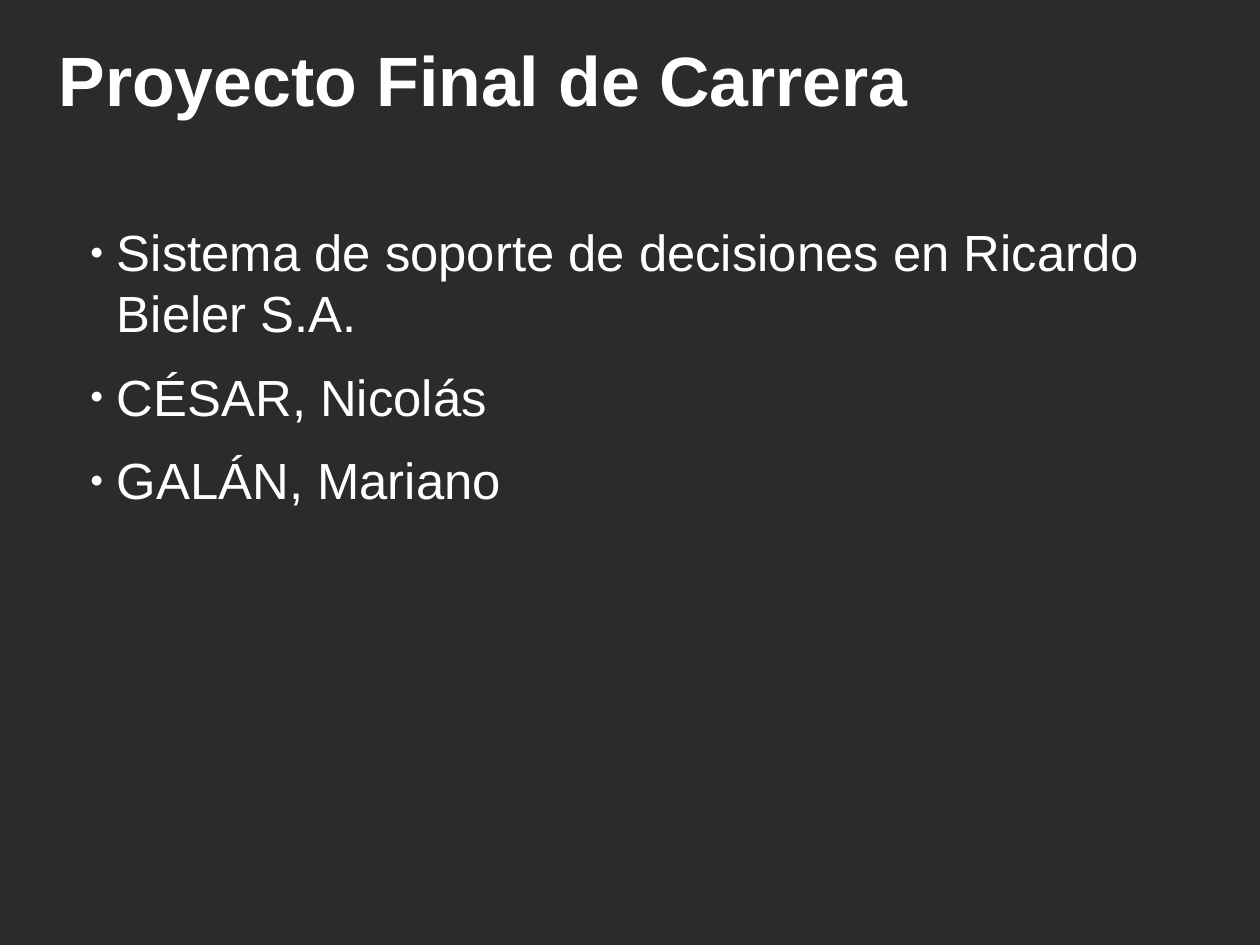
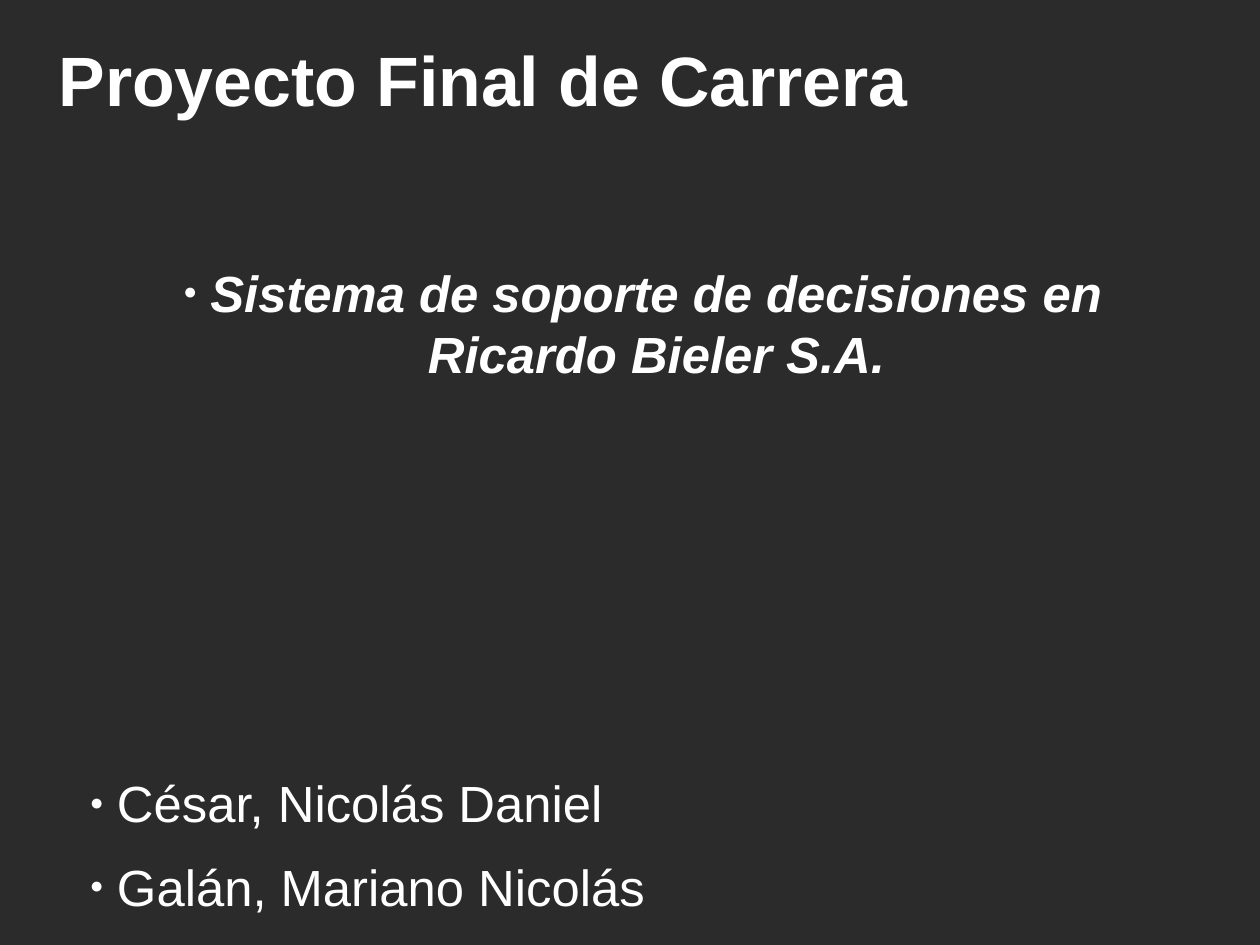
Before and after one commit to ervin45/proyectofinal, a slide deck: slide 1 of doc/material_para_la_catedra/presentacion_final/presentacion_final.odp. Drawn at 1260x945 pixels with LibreOffice and Linux fonts; fonts in the diff are those of the drawing; background and template pictures are left out; a plain dark background stands for a picture behind light text. Boxes give left, top, right and bottom in pixels: in the first picture for what was removed or moved away, otherwise in the second. Text is boxed around its words. In the diff, an @@ line names an element or a change of style, - is before the commit and + after.

```diff
--- a/doc/material_para_la_catedra/presentacion_final/presentacion_final.odp
+++ b/doc/material_para_la_catedra/presentacion_final/presentacion_final.odp
@@ text "Sistema de soporte de decisiones ...": place and size @@
-text "Sistema de soporte de decisiones ..." at [117,234,1139,506]
+text "Sistema de soporte de decisiones ..." at [117,275,1102,913]
@@ text at [210,275,1102,374]: bold on, italic on in "Sistema de soporte de decisiones en Ricardo ..."; alignment left to centre @@
@@ text at [117,784,645,913]: text changed @@
-● CÉSAR, Nicolás
-● GALÁN, Mariano
+● César, Nicolás Daniel
+● Galán, Mariano Nicolás
```
Also in this commit, not shown: 14 other slides changed, 11 slides added, 7 slides removed, 24 other files.
